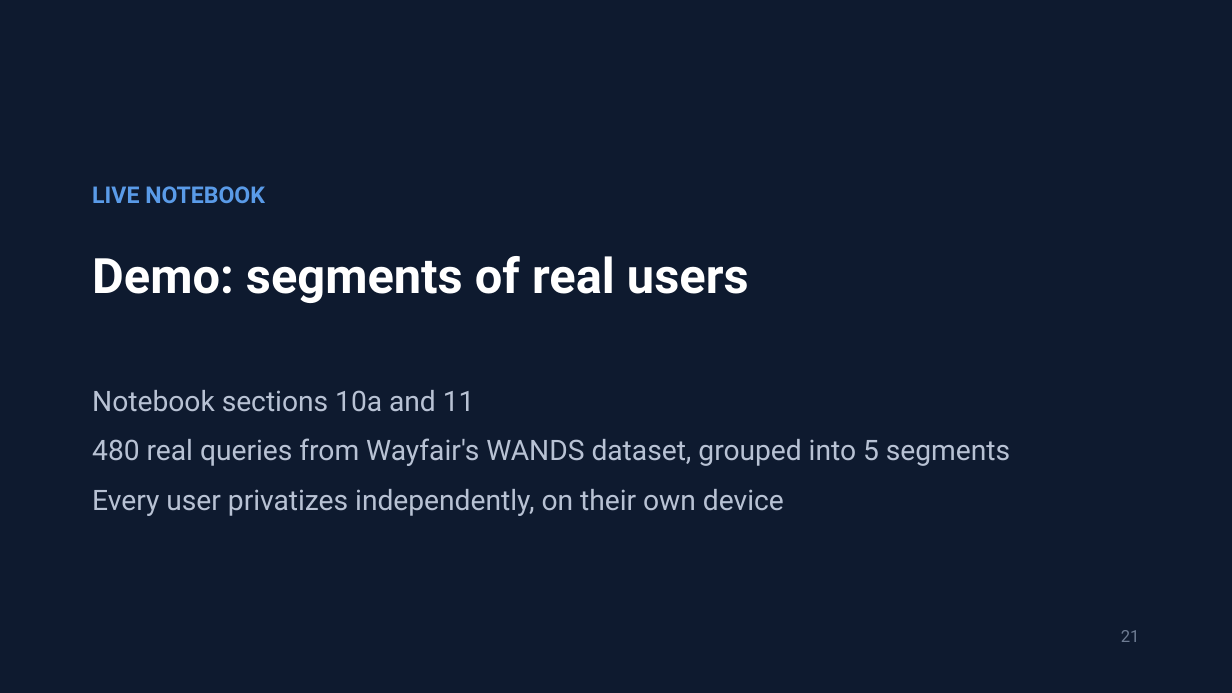
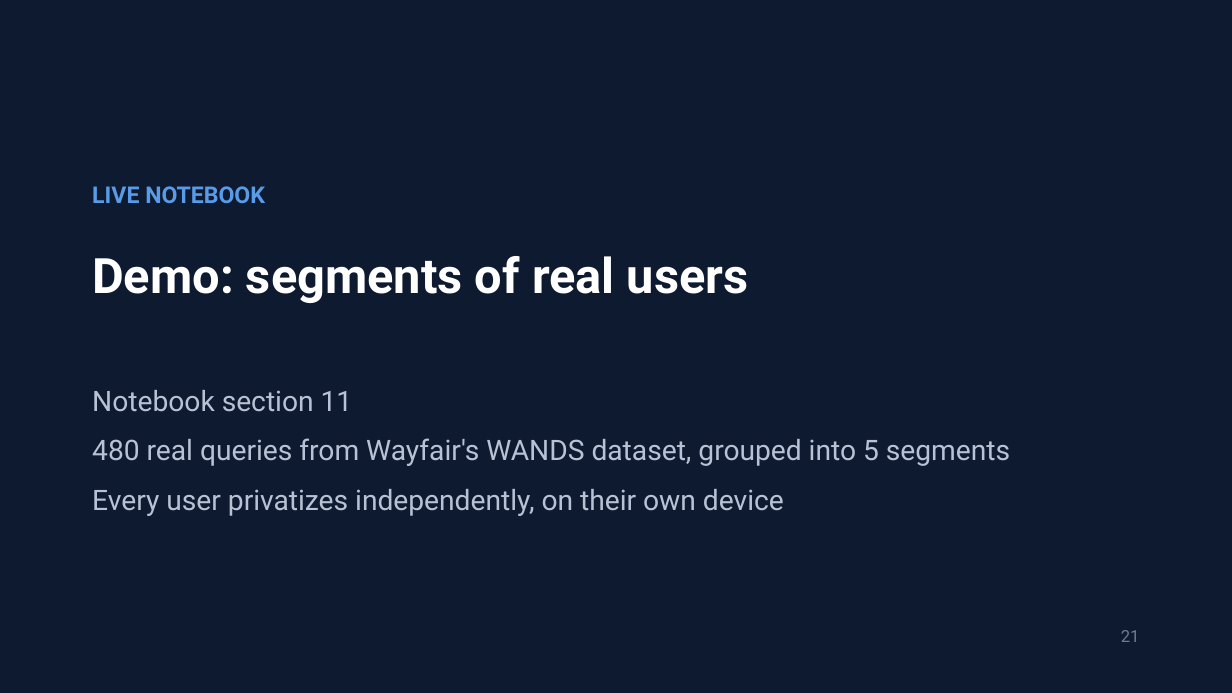
Before and after one commit to jzonthemtn/ldp-for-search, a slide deck: slide 21 of ldp_for_search_slides.pptx. Drawn at 1232x693 pixels with LibreOffice and Linux fonts; fonts in the diff are those of the drawing. Boxes give left, top, right and bottom in pixels: in the first picture for what was removed or moved away, otherwise in the second. Text is boxed around its words. In the diff, an @@ line names an element or a change of style, - is before the commit and + after.

```diff
--- a/ldp_for_search_slides.pptx
+++ b/ldp_for_search_slides.pptx
@@ text at [92, 390, 353, 412]: text changed @@
-Notebook sections 10a and 11
+Notebook section 11
```
Also in this commit, not shown: 7 other slides changed, 1 slide added, 1 slide removed, 5 other files.
